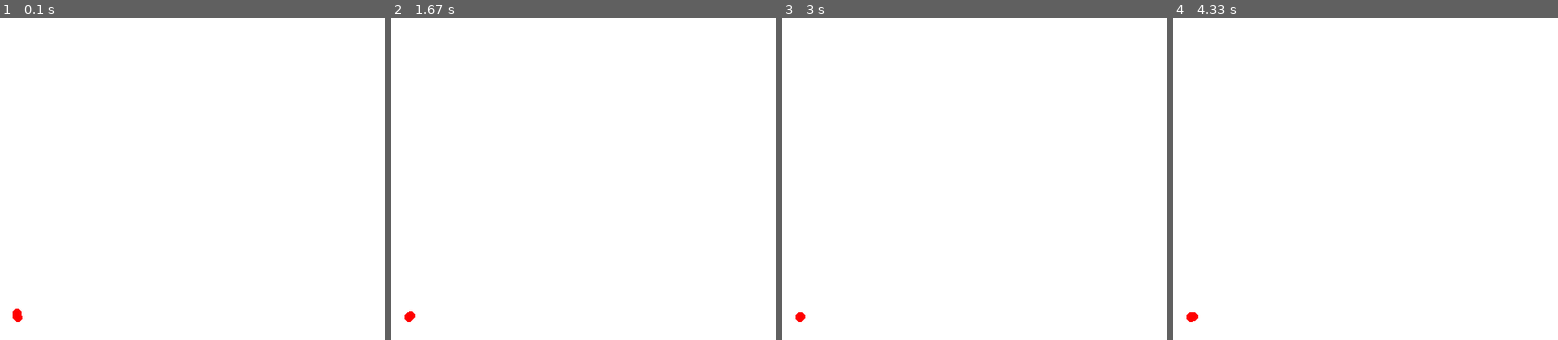
Above: before the commit, frames 1-4 (left to right).
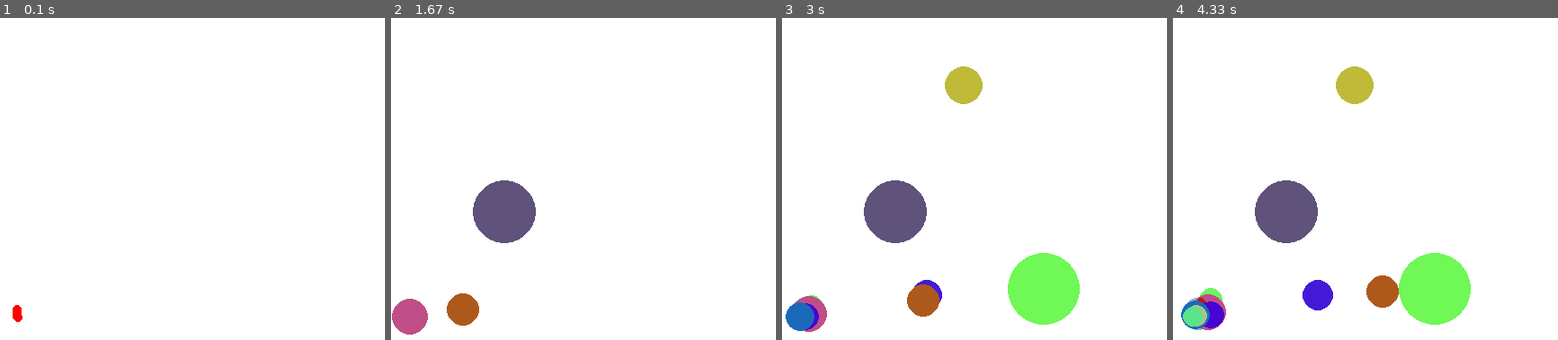
Above: after the commit, the same moments.

Repository: RShveda/pygame-practice
Game: pygame game, started from cannon/cannon.py
Same seed, same stepped clock (60 frames per second), same inputs: the game is played once before the commit and once after it.
Inputs (mouse positions are in pixels of both pictures, inside the frame that each line leads up to):
- Up to frame 1 (0.1 s): no input
- Up to frame 2 (1.67 s): press the mouse at (541, 198) at 0.37 s; move the mouse to (637, 236) at 0.47 s; release the mouse at (733, 275) at 0.6 s; click (498, 278) at 0.72 s; click (691, 75) at 1.05 s; click (679, 240) at 1.38 s
- Up to frame 3 (3 s): click (978, 75) at 1.72 s; click (outside the picture) at 2.05 s; click (outside the picture) at 2.38 s; click (932, 256) at 2.72 s
- Up to frame 4 (4.33 s): click (1373, 298) at 3.05 s; click (outside the picture) at 3.38 s; click (outside the picture) at 3.72 s; click (outside the picture) at 4.05 s

The runs differ from the first frame. In frame 1, less than 0.1% of the frame differs, in the area x 3-6%, y 89-92%; in frame 2, 3.9%; in frame 3, 8.3%; in frame 4, 8.9%, in the area x 2-78%, y 15-97%.

Commit message:
Cannon. Implemented aiming and firing bullets.

Diff:
--- a/cannon/cannon.py
+++ b/cannon/cannon.py
@@ -4,27 +4,43 @@
 
 
 class App:
+
     def __init__(self):
         self._running = True
         self._display_surf = None
         self.size = self.width, self.height = 640, 400
+        self._mouse_button = False
+        self.clock = None
+        self.FPS = 30
 
     def on_init(self):
         pygame.init()
+        self.clock = pygame.time.Clock()
         self._display_surf = pygame.display.set_mode(self.size, pygame.HWSURFACE | pygame.DOUBLEBUF)
         self._running = True
 
     def on_event(self, event):
         if event.type == pygame.QUIT:
             self._running = False
+        elif event.type == pygame.MOUSEBUTTONDOWN:
+            self._mouse_button = True
+            print("pressed")
+        elif event.type == pygame.MOUSEBUTTONUP:
+            self._mouse_button = False
+            print("release")
 
     def on_loop(self, game_round):
-        if random.random() < 0:
-            new_target = Target(self)
-            new_target.on_init()
-            game_round.add_new_target(new_target)
+        if random.random() < 0.01:
+            game_round.add_new_target()
         if pygame.mouse.get_focused():
             game_round.cannon.set_aim(pygame.mouse.get_pos())
+        if self._mouse_button:
+            game_round.cannon.load()
+        elif not self._mouse_button and game_round.cannon.is_loaded():
+            bullet_params = game_round.cannon.fire()
+            game_round.add_new_bullet(bullet_params)
+            game_round.cannon.load_reset()
+        game_round.move_objects()
 
     def on_render(self, game_round):
         surface = self._display_surf
@@ -37,11 +53,10 @@
 
     def on_execute(self):
         self.on_init()
-        game_round = GameRound()
-        cannon = Cannon(self)
-        cannon.on_init()
-        game_round.set_cannon(cannon)
+        game_round = GameRound(self)
+        game_round.set_cannon()
         while self._running:
+            self.clock.tick(self.FPS)
             for event in pygame.event.get():
                 self.on_event(event)
             self.on_loop(game_round)
@@ -51,19 +66,26 @@
 
 class GameRound:
 
-    def __init__(self):
+    def __init__(self, app):
         self.targets = []
         self.bullets = []
+        self.app = app
         self.cannon = None
         self.scoreboard = None
 
-    def add_new_target(self, target):
-        self.targets.append(target)
-
-    def add_new_bullet(self, bullet):
-        self.bullets.append(bullet)
-
-    def set_cannon(self, cannon):
+    def add_new_target(self):
+        new_target = Target(self.app)
+        new_target.on_init()
+        self.targets.append(new_target)
+
+    def add_new_bullet(self, bullet_params):
+        new_bullet = Bullet(self.app, *bullet_params)
+        new_bullet.on_init()
+        self.bullets.append(new_bullet)
+
+    def set_cannon(self):
+        cannon = Cannon(self.app)
+        cannon.on_init()
         self.cannon = cannon
 
     def draw_objects(self, surface):
@@ -74,7 +96,8 @@
             bullet.draw(surface)
 
     def move_objects(self):
-        pass
+        for bullet in self.bullets:
+            bullet.move()
 
 
 class GameObject:
@@ -84,6 +107,8 @@
         self._size = ()
         self._direction = ()
         self._color = ()
+        self._speed = 0
+        self._radius = 0
         self._is_active = False
 
     def on_init(self):
@@ -102,9 +127,9 @@
 
 class Target(GameObject):
 
-    def __init__(self, app):
-        super().__init__(app)
-        self._radius = 0
+    # def __init__(self, app):
+    #     super().__init__(app)
+    #     self._radius = 0
 
     def on_init(self):
         self._position = (random.randint(100, self.app.width), random.randint(0, self.app.height))
@@ -121,32 +146,57 @@
     def __init__(self, app):
         super().__init__(app)
         self._radius = 5
-        self._direction = (0, 0)
         self._load = 0
-        self._aim = ()
 
     def on_init(self):
         self._position = (20, random.randint(50, self.app.height))
-        self._load = 5
-        self._aim = (self._position[0], self._position[1]+1)
+        self._direction = (self._position[0], self._position[1]+1)
         super().on_init()
         self._color = (255, 0, 0)
 
     def load(self):
-        self._load += 1
+        self._load += 3
+
+    def is_loaded(self):
+        return self._load
+
+    def load_reset(self):
+        self._load = 0
 
     def fire(self):
         """ returns bullet start position, direction, and loaded force """
-        return self._position, self._aim, self._load
+        return self._position, self._direction, self._load
 
     def set_aim(self, mouse_coords):
-        self._aim = mouse_coords
-
-    def draw(self, surface):
-        for i in range(self._load+1):
-            adjustment = (self._aim[0]-self._position[0])/surface.get_width(), (self._aim[1]-self._position[1])/surface.get_height()
-            position = self._position[0] + adjustment[0]*i, self._position[1] + adjustment[1]*i
+        aim = mouse_coords
+        self._direction = (aim[0] - self._position[0]) / 4000, (aim[1] - self._position[1]) / 4000
+
+    def draw(self, surface):
+        for i in range((self._load+10)*10):
+            position = self._position[0] + self._direction[0]*i, self._position[1] + self._direction[1]*i
             circle(surface, self._color, position, self._radius)
+
+
+class Bullet(GameObject):
+
+    def __init__(self, app, position, direction, speed):
+        super().__init__(app)
+        self._position = position
+        self._direction = direction
+        self._speed = speed
+
+    def on_init(self):
+        self._radius = random.randint(5, self.app.width//32)
+        super().on_init()
+
+    def draw(self, surface):
+        # print(self._color, self._position, self._radius)
+        circle(surface, self._color, self._position, self._radius)
+
+    def move(self):
+        coords_x = self._position[0] + self._direction[0]*self._speed
+        coords_y = self._position[1] + self._direction[1]*self._speed
+        self._position = (coords_x, coords_y)
 
 
 if __name__ == "__main__":
